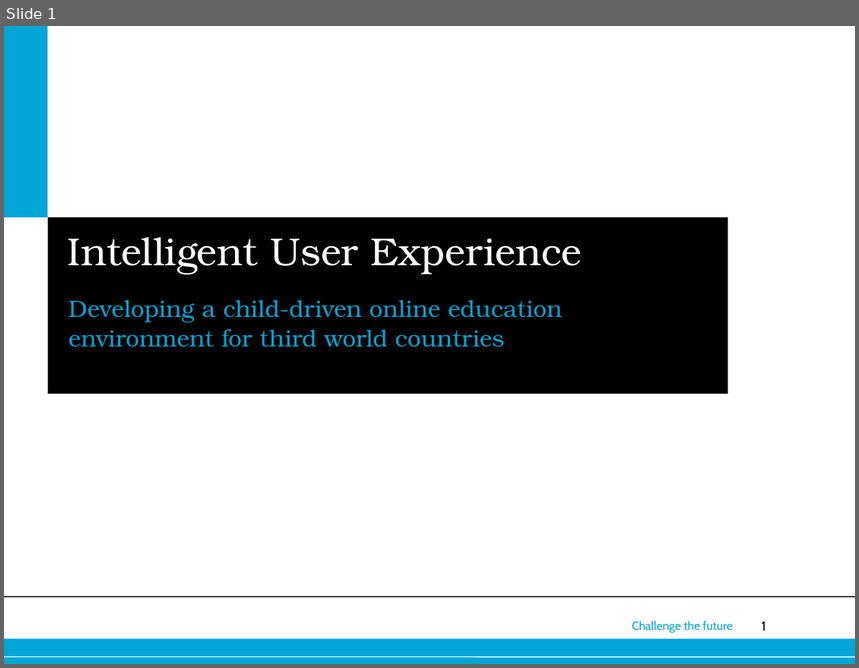
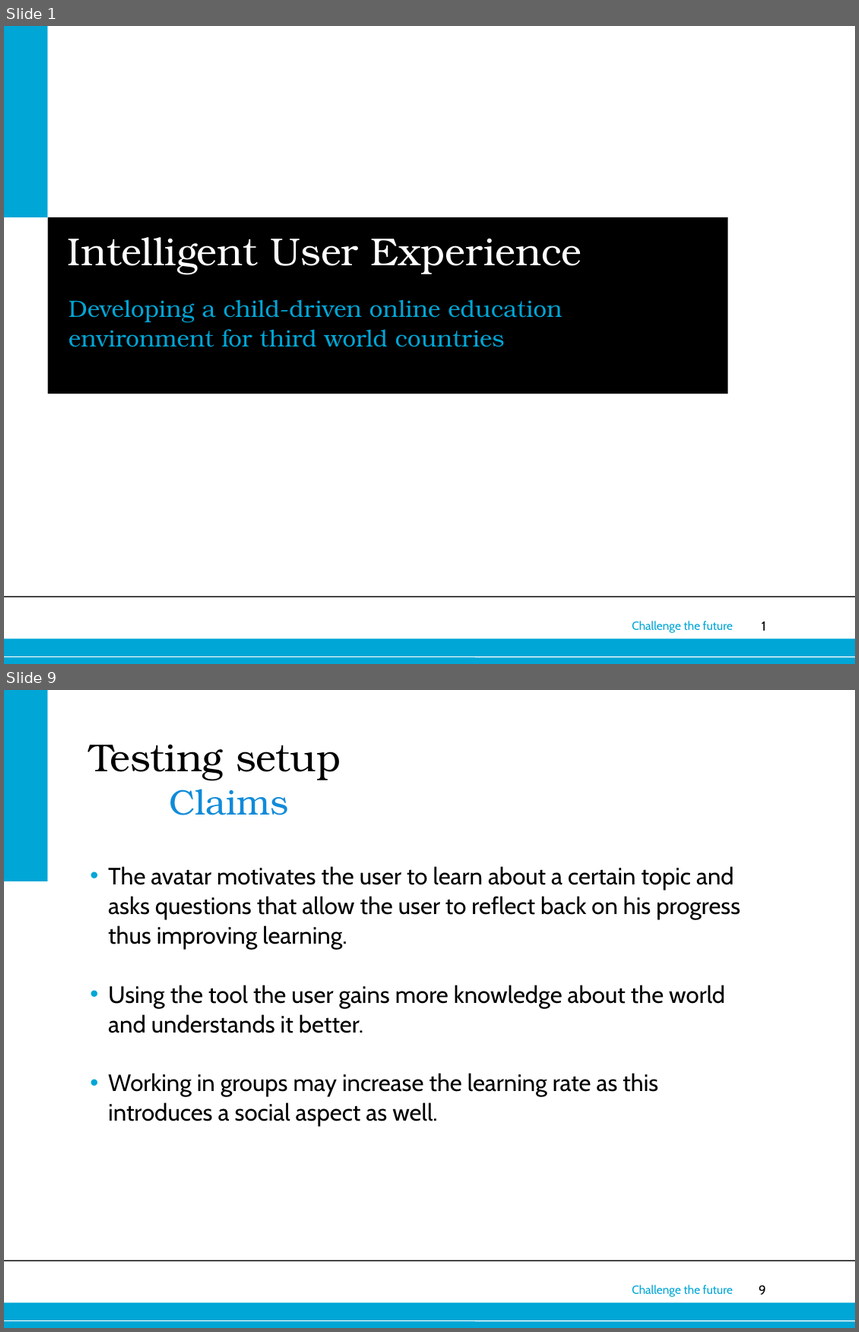
Before and after one commit to dzzh/IN4179-IUXE, a slide deck: Presentations/final presentation.ppt. Shown one above the other, each under a label of ours: slide 1 before the commit, slides 1 and 9 after it; the slides between them are not shown. The pictures are 859x668 and 859x1332 pixels, drawn with LibreOffice and Linux fonts; fonts in the diff are those of the drawing; background and template pictures are left out. Boxes give left, top, right and bottom in pixels: in the first picture for what was removed or moved away, otherwise in the second. Text is boxed around its words. In the diff, an @@ line names an element or a change of style, - is before the commit and + after.

```diff
--- a/Presentations/final presentation.ppt
+++ b/Presentations/final presentation.ppt
@@ slide 9 added at <box>4,690,855,1328</box>, background #FFFFFF; not listed: 5 template elements that a slide beside it also shows @@
@@ rectangle added at <box>4,690,47,882</box>, fill #00A6D6 @@
@@ title added at <box>89,744,341,815</box>, 33 pt, text #000000 @@
+Testing setup
+Claims
@@ text added at <box>108,866,740,1127</box>, 20 pt, text #000000 @@
+• The avatar motivates the user to learn about a certain topic and asks questions that allow the user to reflect back on his progress thus improving learning.
+• Using the tool the user gains more knowledge about the world and understands it better.
+• Working in groups may increase the learning rate as this introduces a social aspect as well.
```
Also in this commit, not shown: 14 other slides added, 6 slides removed, 1 other file.
